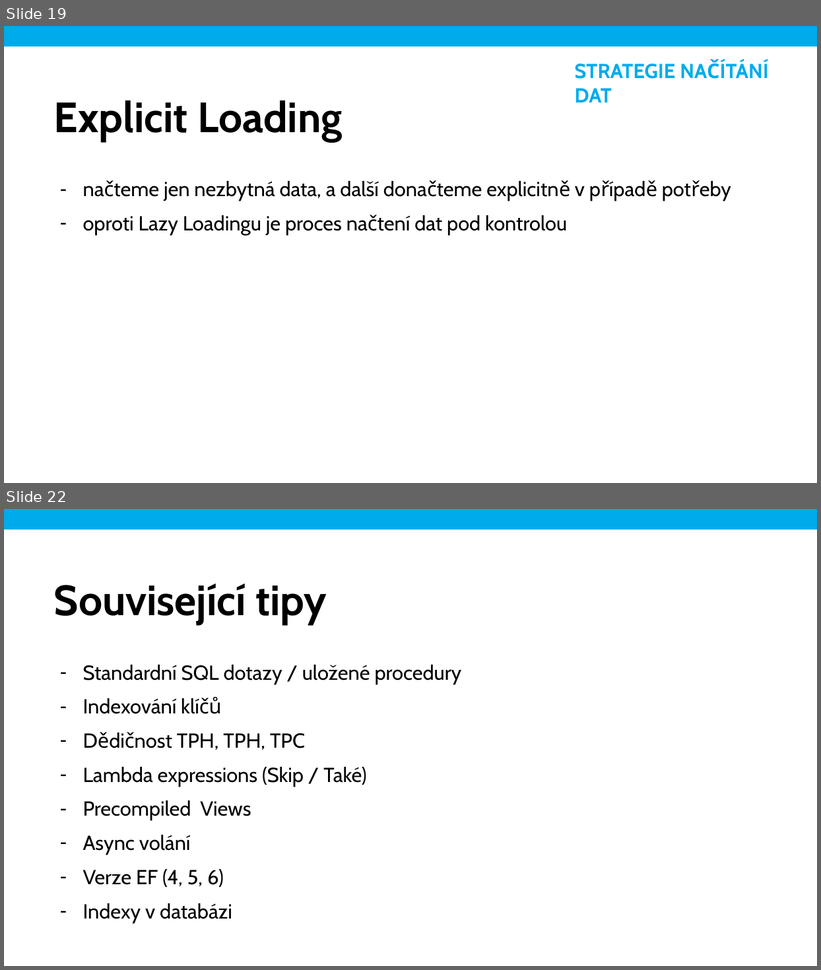
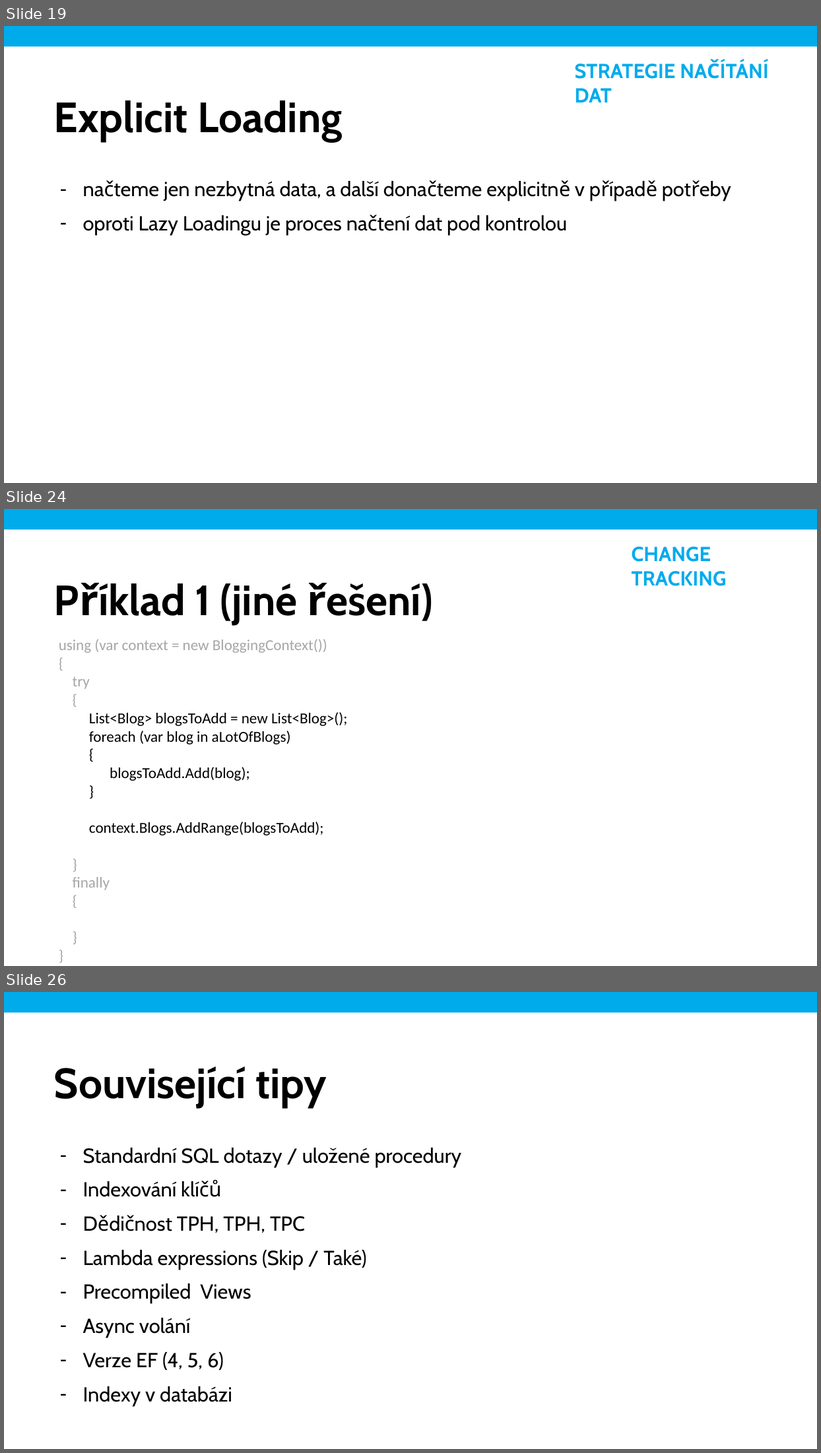
Before and after one commit to mholec/playground, a slide deck: ef6/performance-tips/ef-6-performance.pptx. Shown one above the other, each under a label of ours: slides 19 and 22 before the commit, slides 19, 24 and 26 after it; the slides between them are not shown. The pictures are 821x970 and 821x1453 pixels, drawn with LibreOffice and Linux fonts; fonts in the diff are those of the drawing; background and template pictures are left out. Boxes give left, top, right and bottom in pixels: in the first picture for what was removed or moved away, otherwise in the second. Text is boxed around its words. In the diff, an @@ line names an element or a change of style, - is before the commit and + after.

Commit message:
Příklady na optimalizaci dotazů EF 6

```diff
--- a/ef6/performance-tips/ef-6-performance.pptx
+++ b/ef6/performance-tips/ef-6-performance.pptx
@@ slide 24 added at (4,509,817,966), background #FFFFFF @@
@@ rectangle added at (4,509,817,529), fill #00ABEC @@
@@ text added at (632,547,727,586), 24 pt, text #00ABEC, bold @@
+CHANGE TRACKING
@@ text added at (195,584,298,625), 50 pt, text #000000, bold @@
+Příklad 1 (jiné řešení)
@@ text added at (59,639,348,890), 18 pt, text #000000 @@
+using (var context = new BloggingContext())
+{
+try
+{
+List<Blog> blogsToAdd = new List<Blog>();
+foreach (var blog in aLotOfBlogs)
+{
+blogsToAdd.Add(blog);
+}
+context.Blogs.AddRange(blogsToAdd);
+}
+finally
+{
+}
+}
@@ what was slide 22 is now slide 26 @@
```
Also in this commit, not shown: 1 slide changed, 4 other slides added, 1 slide removed, 2 other files.
